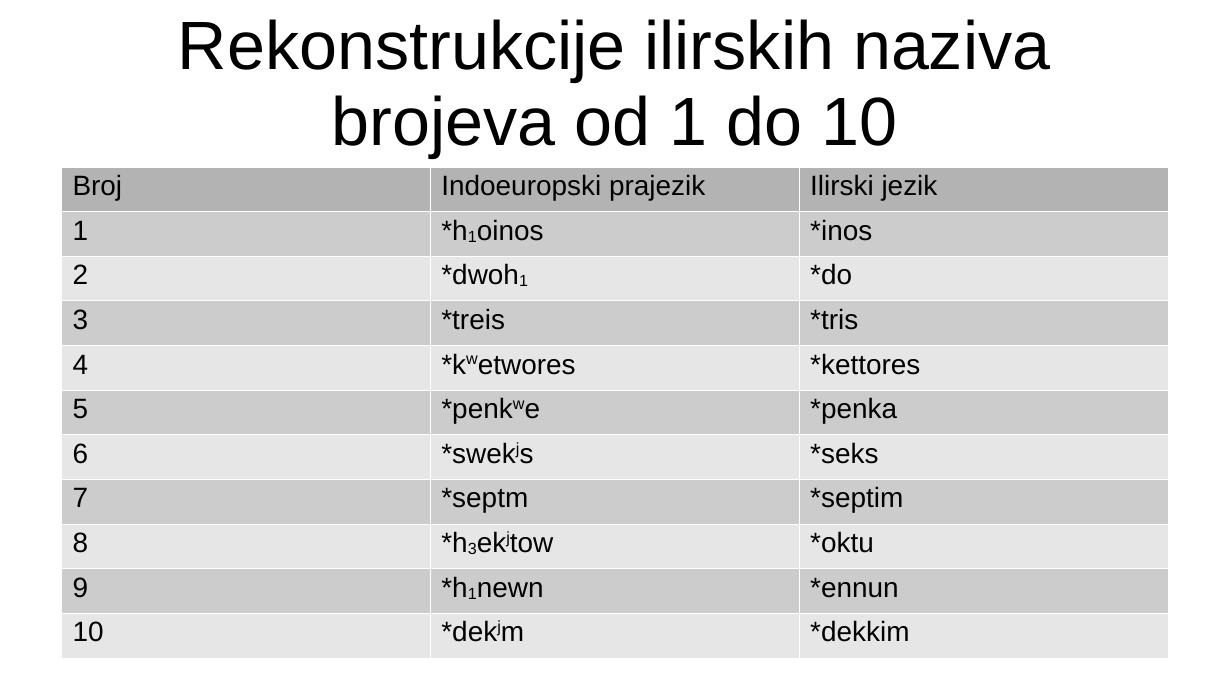
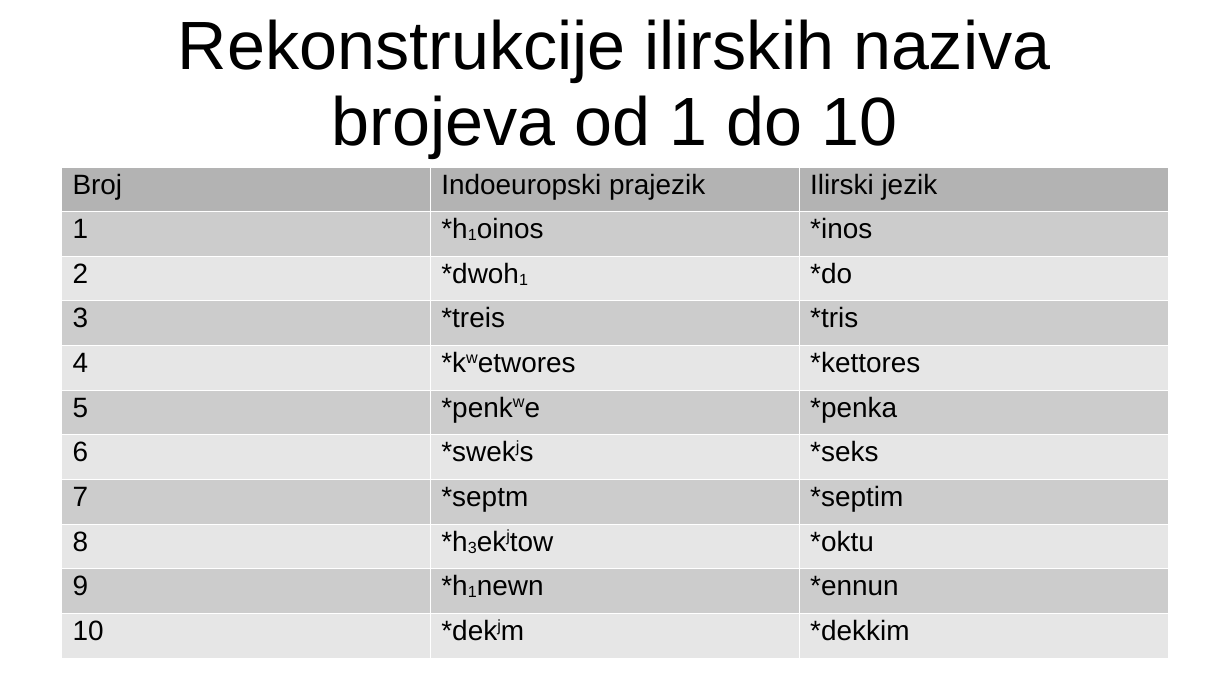
Before and after one commit to FlatAssembler/FlatAssembler.github.io, a slide deck: slide 26 of Karasica.ppt. Drawn at 1232x693 pixels with LibreOffice and Linux fonts; fonts in the diff are those of the drawing. Boxes give left, top, right and bottom in pixels: in the first picture for what was removed or moved away, otherwise in the second. Text is boxed around its words. In the diff, an @@ line names an element or a change of style, - is before the commit and + after.

```diff
--- a/Karasica.ppt
+++ b/Karasica.ppt
@@ table at (61, 167, 1168, 657) @@
@@ line spacing 0.93 to 0.87 @@
```
Also in this commit, not shown: 2 other slides changed, 1 slide added.
